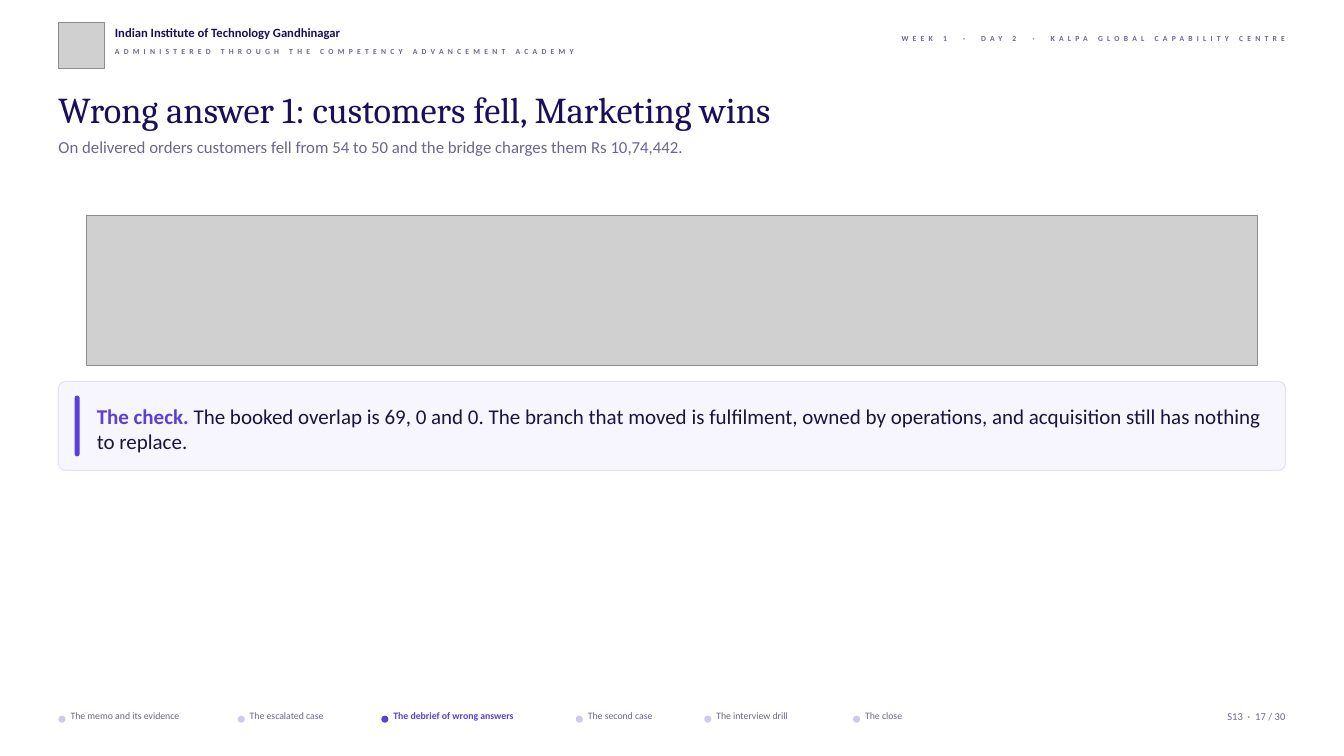
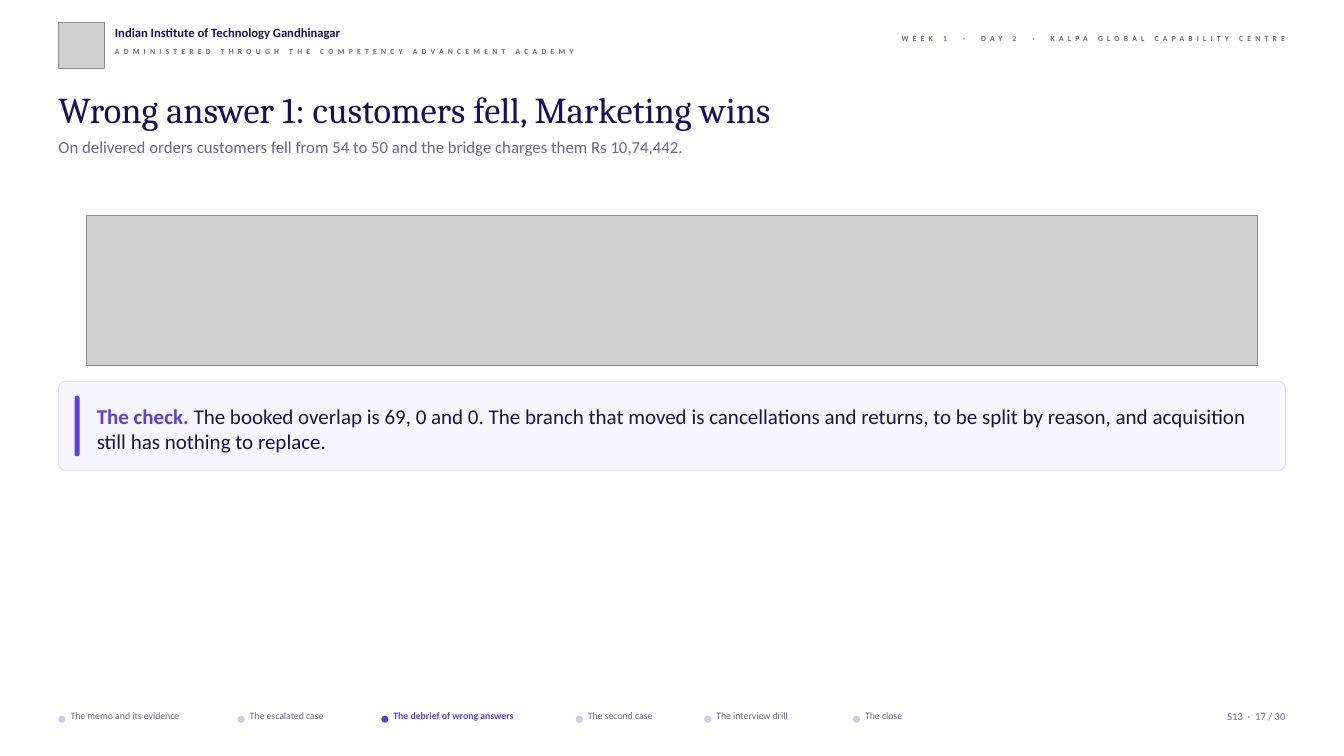
Before and after one commit to fde-academy-lab/c2-content-factory, a slide deck: slide 17 of content/W01/D2/slides/C2_W01_D02_half2_STUDENT.pptx. Drawn at 1344x756 pixels with LibreOffice and Linux fonts; fonts in the diff are those of the drawing; grey boxes stand for pictures; background and template pictures are left out. Boxes give left, top, right and bottom in pixels: in the first picture for what was removed or moved away, otherwise in the second. Text is boxed around its words. In the diff, an @@ line names an element or a change of style, - is before the commit and + after.

```diff
--- a/content/W01/D2/slides/C2_W01_D02_half2_STUDENT.pptx
+++ b/content/W01/D2/slides/C2_W01_D02_half2_STUDENT.pptx
@@ text at <box>97,409,1246,453</box>: text changed @@
-The check. The booked overlap is 69, 0 and 0. The branch that moved is fulfilment, owned by operations, and acquisition still has nothing to replace.
+The check. The booked overlap is 69, 0 and 0. The branch that moved is cancellations and returns, to be split by reason, and acquisition still has nothing to replace.
```
Also in this commit, not shown: 31 other files.
